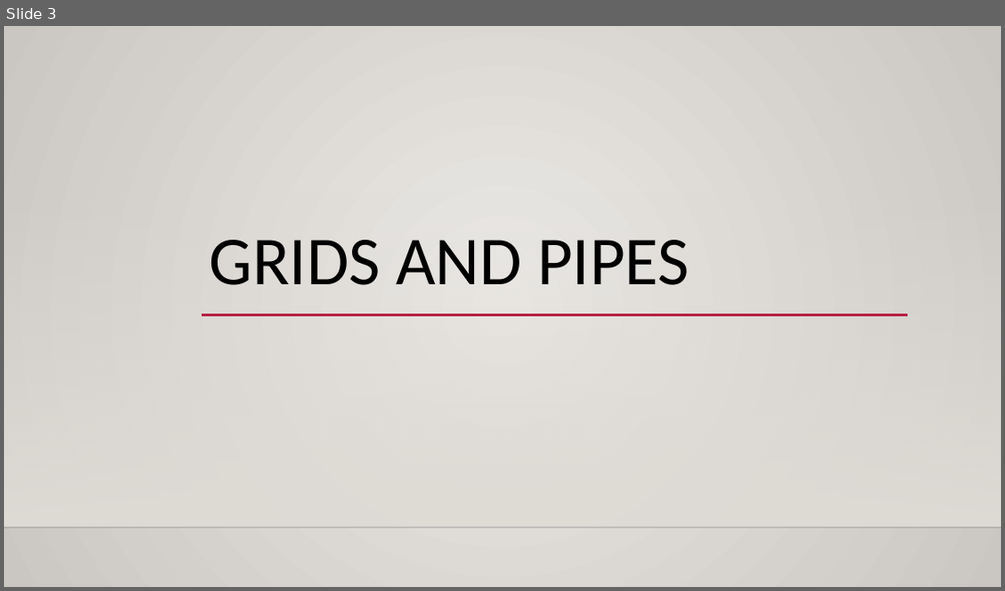
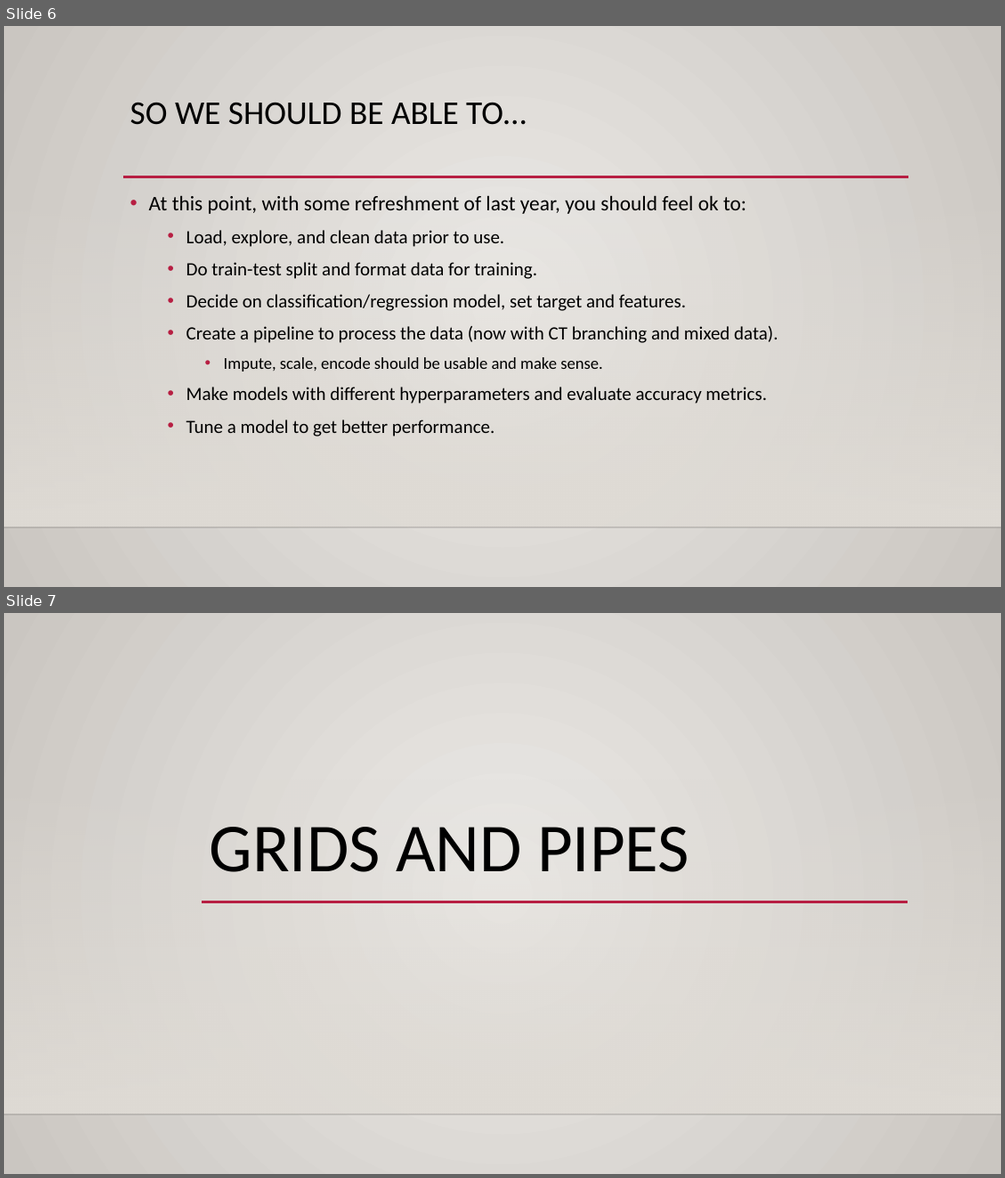
Before and after one commit to glennybarnes/Intro_to_Machine_Learning_Students, a slide deck: reference_content/Slides/004_Gridsearch.pptx. Shown one above the other, each under a label of ours: slide 3 before the commit, slides 6 and 7 after it. The pictures are 1005x591 and 1005x1178 pixels, drawn with LibreOffice and Linux fonts; fonts in the diff are those of the drawing; background and template pictures are left out. Boxes give left, top, right and bottom in pixels: in the first picture for what was removed or moved away, otherwise in the second. Text is boxed around its words. In the diff, an @@ line names an element or a change of style, - is before the commit and + after.

```diff
--- a/reference_content/Slides/004_Gridsearch.pptx
+++ b/reference_content/Slides/004_Gridsearch.pptx
@@ slide 6 added at box(4, 26, 1001, 587), background gradient #ECEAE7 to #CAC7C1; not listed: 2 template elements that a slide beside it also shows @@
@@ title added at box(130, 102, 526, 125), 32 pt, text #000000 @@
+SO WE SHOULD BE ABLE TO…
@@ line added from (123, 177) to (909, 177), #B71E42 2.5 pt @@
@@ text added at box(149, 195, 777, 436), 18 pt, text #000000 @@
+• At this point, with some refreshment of last year, you should feel ok to:
+  • Load, explore, and clean data prior to use.
+  • Do train-test split and format data for training.
+  • Decide on classification/regression model, set target and features.
+  • Create a pipeline to process the data (now with CT branching and mixed data).
+    • Impute, scale, encode should be usable and make sense.
+  • Make models with different hyperparameters and evaluate accuracy metrics.
+  • Tune a model to get better performance.
@@ what was slide 3 is now slide 7 @@
```
Also in this commit, not shown: 4 slides changed, 4 other slides added, 1 slide removed, 4 other files.
